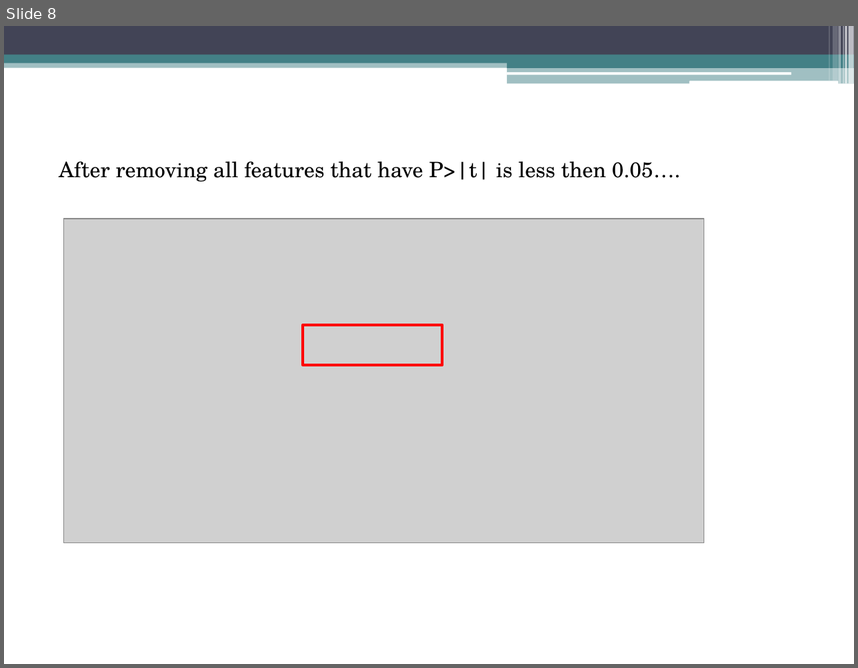
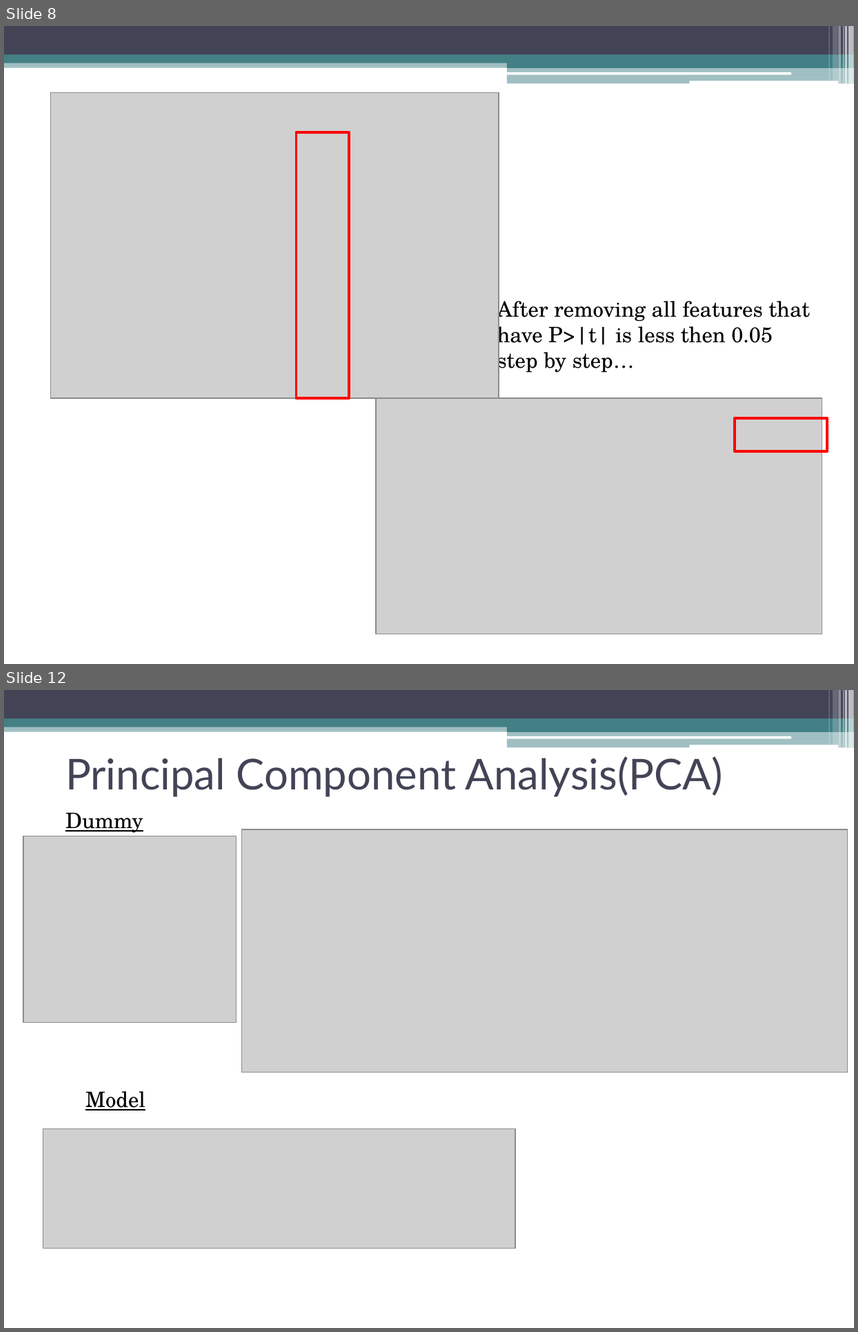
Before and after one commit to Kodluyoruz-Ankara-Veri-Bilimi/assignment_Beyza, a slide deck: homework2/homework2.pptx. Shown one above the other, each under a label of ours: slide 8 before the commit, slides 8 and 12 after it; the slides between them are not shown. The pictures are 858x668 and 858x1332 pixels, drawn with LibreOffice and Linux fonts; fonts in the diff are those of the drawing; grey boxes stand for pictures. Boxes give left, top, right and bottom in pixels: in the first picture for what was removed or moved away, otherwise in the second. Text is boxed around its words. In the diff, an @@ line names an element or a change of style, - is before the commit and + after.

```diff
--- a/homework2/homework2.pptx
+++ b/homework2/homework2.pptx
@@ slide 12 added at [4,690,854,1328], background #FFFFFF; not listed: 13 template elements that a slide beside it also shows @@
@@ title added at [65,756,723,797], 36 pt, text #424456 @@
+Principal Component Analysis(PCA)
@@ text added at [65,812,143,833], 18 pt, text #000000, underline @@
+Dummy
@@ picture added at [242,829,847,1072] @@
@@ picture added at [23,836,237,1023] @@
@@ text added at [85,1091,145,1110], 18 pt, text #000000, underline @@
+Model
@@ picture added at [43,1129,516,1248] @@
@@ slide 8 changed as well @@
@@ picture added at [51,92,499,397] @@
@@ rectangle: place and size @@
-rectangle at [303,325,443,365]
+rectangle at [297,132,350,399]
@@ picture removed at [63,219,704,543] @@
@@ text at [497,296,810,374]: text changed @@
-After removing all features that have P>|t| is less then 0.05….
+After removing all features that have P>|t| is less then 0.05 step by step…
@@ picture added at [375,399,822,634] @@
@@ rectangle added at [734,418,827,451], outline #FF0000 2.25 pt @@
```
Also in this commit, not shown: 4 other slides changed, 9 other slides added, 6 slides removed.
